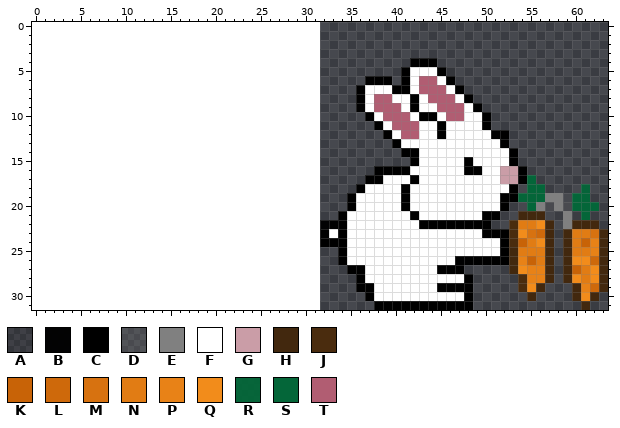
Two versions of one pixel-art sprite, resources/textures/bunny_right.png. Above is the file before it was changed.
The file is 32x32 pixels. Pixels under 10% opacity are left out. Colours within 5 levels of each other are drawn and written as one. The old version is drawn lined up with the new one, on the new canvas.
Palette (. is transparent): A #0000001b  B #000000f3  C #000000  D #80808035  E #808080  F #ffffff  G #ca9da7  H #42280e  J #4a2c0e  K #c86307  L #ce690b  M #d77210  N #e17c14  P #e88217  Q #f28c1b  R #046639f5  S #046639  T #b15d72
Pixels before, first column x 32:
 4 ..........CCC...................
 5 .........CFFFCA.................
 6 .....CCC.CFTTFC.................
 7 ....CFFFCCFTTTFC................
 8 ....CFTTFFCFTTTFC...............
 9 ....BFTTTFCFFTTTFC..............
10 .....CFTTTFCCFTTFFC.............
11 ......CFTTTFFCFFFFC.............
12 .......CFTTFFCFFFFFCC...........
13 ........CFFFFFFFFFFFC...........
14 .........CCFFFFFFFFFFC..........
15 ..........CFFFFFCFFFFC..........
16 ......CCCCFFFFFFCCFFGGC.........
17 .....CCFFFCFFFFFFFFFGGCS........
18 ....CFFFFCFFFFFFFFFFFC.SS....R..
19 ...CFFFFFCFFFFFFFFFFCCSSSEE.SS..
20 ...CFFFFFCFFFFFFFFFFC..SEDEDSSS.
21 ..CFFFFFFFCFFFFFFFCC..HHH..E.S..
22 BCCFFFFFFFFCCCCCCCC..JNNQH.EHHH.
23 CFCFFFFFFFFFFFFFFFCCCJQMLH.HNNMH
24 CCCFFFFFFFFFFFFFFFFFCJKNQH.HNKPH
25 ..CFFFFFFFFFFFFFFFFFCHNNNH.HNNPH
26 ..CFFFFFFFFFFFFCCCCCCHPKNH.HQQLH
27 ...CCFFFFFFFFCCC.....HQPPH.HKNQH
28 ....CFFFFFFFFFFFC.....JPPH.HQNQH
29 ....CCFFFFFFFCCCC.....JQH...HPLH
30 .....CFFFFFFFFFFC......H....HQH.
31 ......CCCCCCCCCCC............H..
Now the later version:
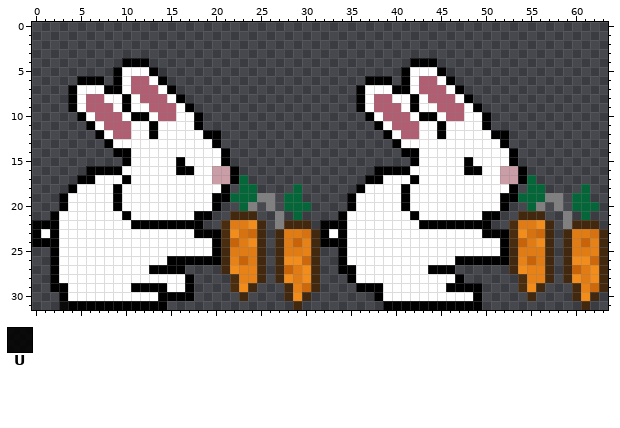
Colours new in this view: U #000000db
Edits made:
canvas 32x32 -> 64x32, the old top-left corner now at 32,0
Changed rows in their new state; - is an unchanged pixel.
first column x 0:
 4 ----------CCC-------------------------------------
 5 ---------CFFFCA-----------------------------------
 6 -----CCC-CFTTFC-----------------------------------
 7 ----CFFFCCFTTTFC----------------------------------
 8 ----CFTTFFCFTTTFC---------------------------------
 9 ----BFTTTFCFFTTTFC--------------------------------
10 -----CFTTTFCCFTTFFC-------------------------------
11 ------CFTTTFFCFFFFC-------------------------------
12 -------CFTTFFCFFFFFCC-----------------------------
13 --------CFFFFFFFFFFFC-----------------------------
14 ---------CCFFFFFFFFFFC----------------------------
15 ----------CFFFFFCFFFFC----------------------------
16 ------CCCCFFFFFFCCFFGGC---------------------------
17 -----CCFFFCFFFFFFFFFGGCS--------------------------
18 ----CFFFFCFFFFFFFFFFFC-SS----R--------------------
19 ---CFFFFFCFFFFFFFFFFCCSSSEE-SS--------------------
20 ---CFFFFFCFFFFFFFFFFC--SEDEDSSS-------------------
21 --CFFFFFFFCFFFFFFFCC--HHH--E-S--------------------
22 BCCFFFFFFFFCCCCCCCC--JNNQH-EHHH-------------------
23 CFCFFFFFFFFFFFFFFFCCCJQMLH-HNNMH------------------
24 CCCFFFFFFFFFFFFFFFFFCJKNQH-HNKPH------------------
25 --CFFFFFFFFFFFFFFFFFCHNNNH-HNNPH------------------
26 --CFFFFFFFFFFFFCCCCCCHPKNH-HQQLH------------------
27 --CFFFFFFFFFFCCCC----HQPPH-HKNQH--C-F-------C--.--
28 --CFFFFFFFFFFFFFFC----JPPH-HQNQH---CF----------C.-
29 --CCFFFFFFFCCCCFFC----JQH---HPLH------C------F---C
30 ---CFFFFFFFFFFCCCC-----H----HQH------.C---------FC
31 ---UCCCCCCCCCCC--------------H--------.----------C
Changed places in both pictures, as pixel boxes (x1, y1, x2, y2):
changed: (32, 58, 383, 310)
changed: (428, 265, 482, 310)
